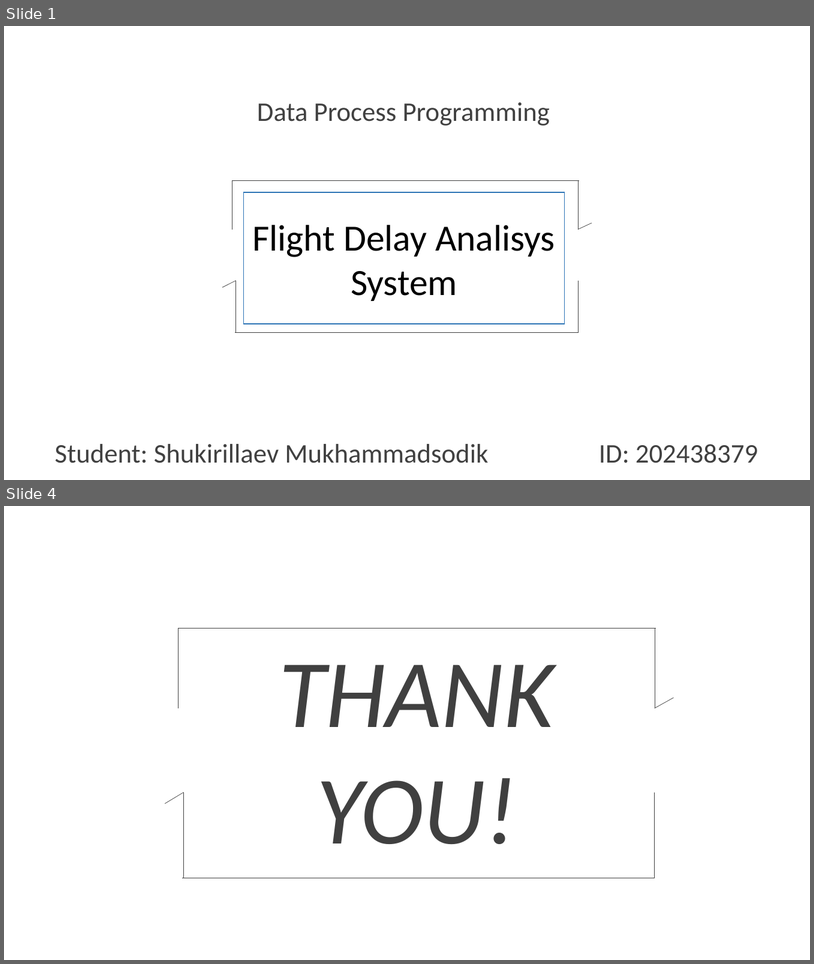
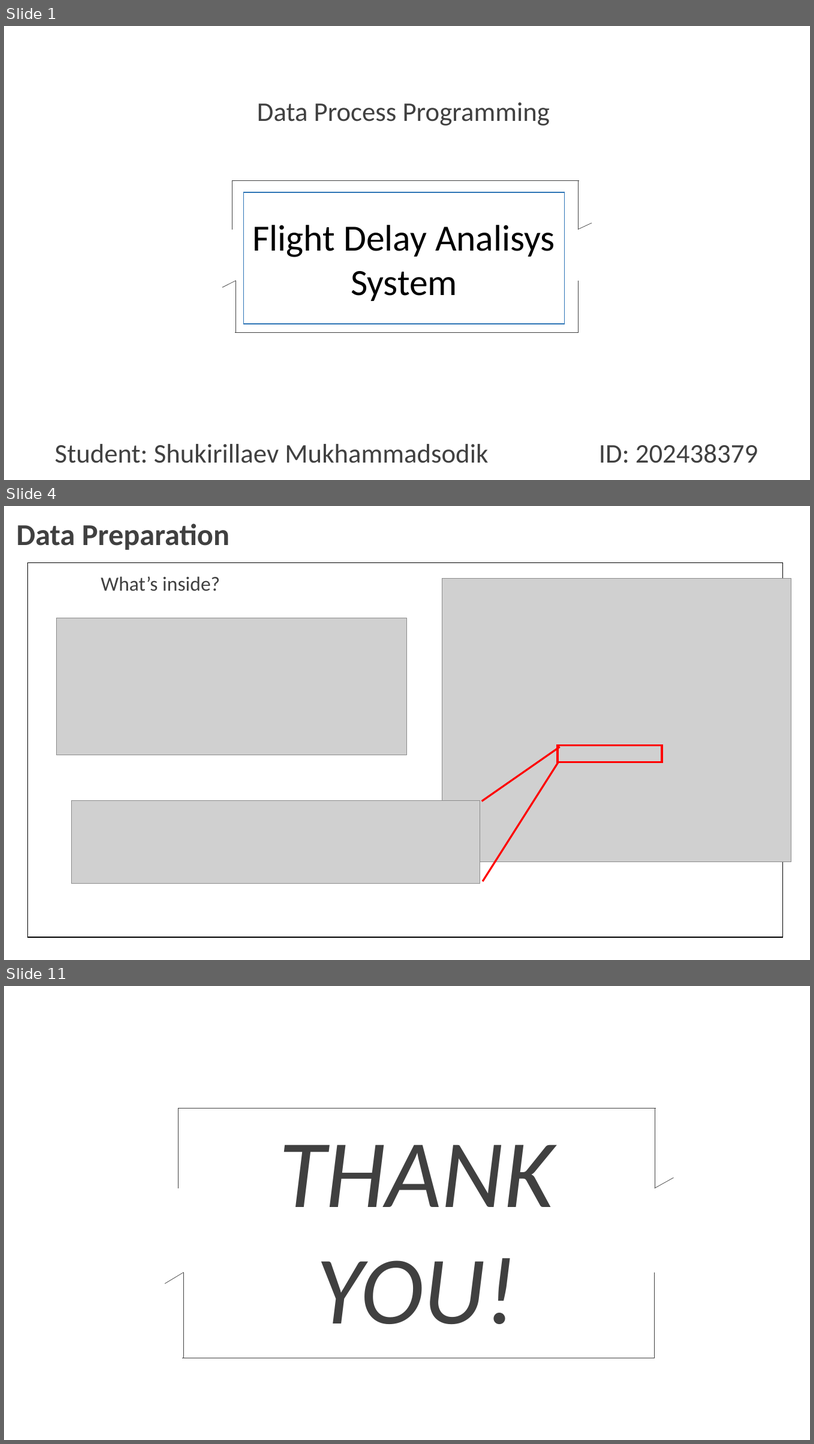
Before and after one commit to McLight-Note/Data_Process_Programming, a slide deck: Final_Project.pptx. Shown one above the other, each under a label of ours: slides 1 and 4 before the commit, slides 1, 4 and 11 after it; the slides between them are not shown. The pictures are 814x964 and 814x1444 pixels, drawn with LibreOffice and Linux fonts; fonts in the diff are those of the drawing; grey boxes stand for pictures; background and template pictures are left out. Boxes give left, top, right and bottom in pixels: in the first picture for what was removed or moved away, otherwise in the second. Text is boxed around its words. In the diff, an @@ line names an element or a change of style, - is before the commit and + after.

```diff
--- a/Final_Project.pptx
+++ b/Final_Project.pptx
@@ slide 4 added at <box>4,506,810,960</box>, background picture (left out) @@
@@ text added at <box>17,523,230,550</box>, 36 pt, text #404040, bold @@
+Data Preparation
@@ rectangle added at <box>27,563,783,937</box>, outline #000000 1 pt @@
@@ text added at <box>101,576,220,591</box>, 24 pt, text #404040 @@
+  What’s inside?
@@ picture added at <box>443,579,792,862</box> @@
@@ picture added at <box>56,618,407,754</box> @@
@@ line added from (560, 747) to (482, 801), #FF0000 2.25 pt @@
@@ rectangle added at <box>558,745,663,762</box>, outline #FF0000 2.25 pt @@
@@ line added from (560, 761) to (483, 881), #FF0000 2.25 pt @@
@@ picture added at <box>72,801,481,883</box> @@
@@ what was slide 4 is now slide 11 @@
```
Also in this commit, not shown: 1 slide changed, 7 other slides added, 1 slide removed.
